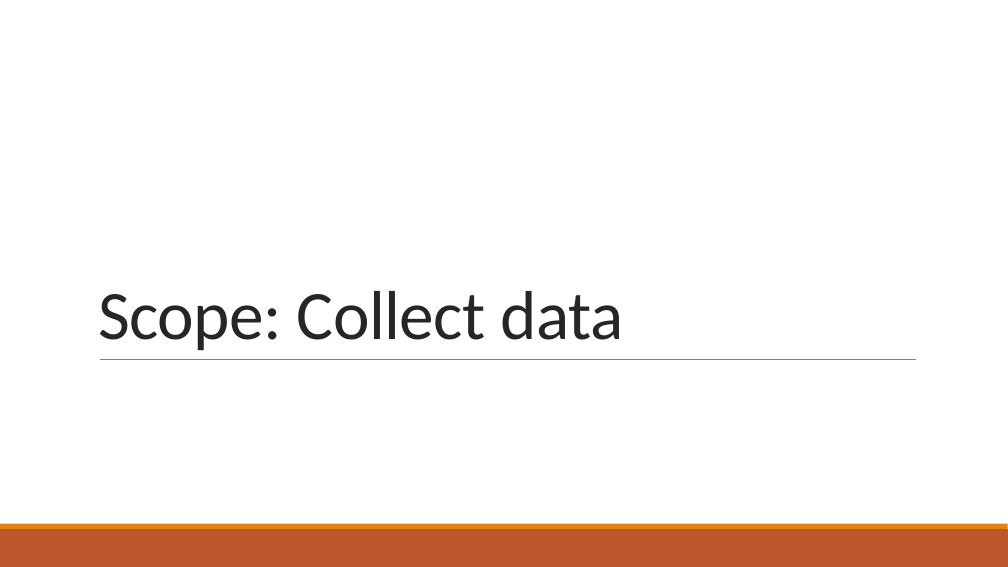
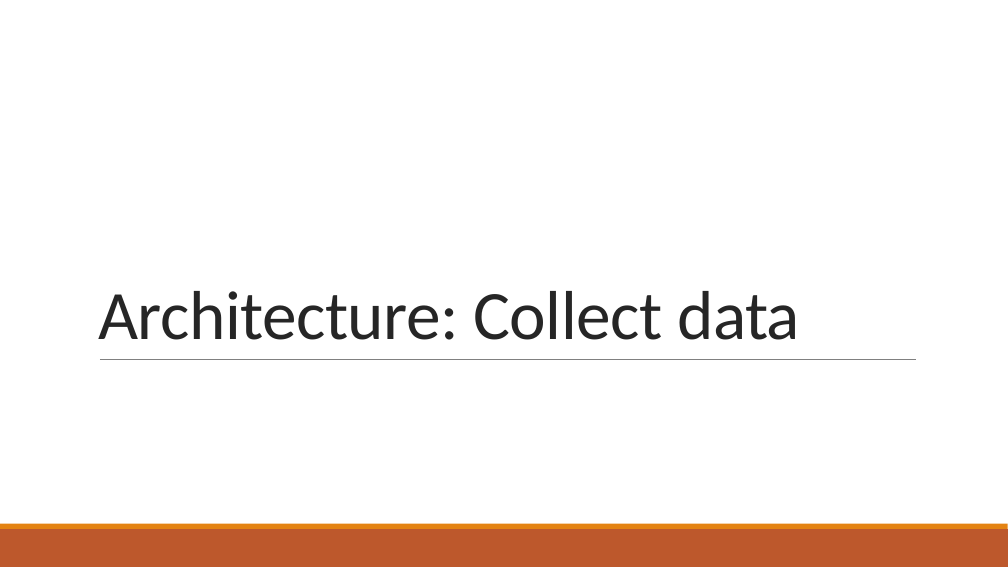
Before and after one commit to ofrendo/kronos, a slide deck: slide 5 of doc/Presentation.pptx. Drawn at 1008x567 pixels with LibreOffice and Linux fonts; fonts in the diff are those of the drawing. Boxes give left, top, right and bottom in pixels: in the first picture for what was removed or moved away, otherwise in the second. Text is boxed around its words. In the diff, an @@ line names an element or a change of style, - is before the commit and + after.

```diff
--- a/doc/Presentation.pptx
+++ b/doc/Presentation.pptx
@@ title at [98, 291, 800, 340]: text changed @@
-Scope: Collect data
+Architecture: Collect data
```
Also in this commit, not shown: 9 other slides changed, 17 slides added, 3 slides removed.
